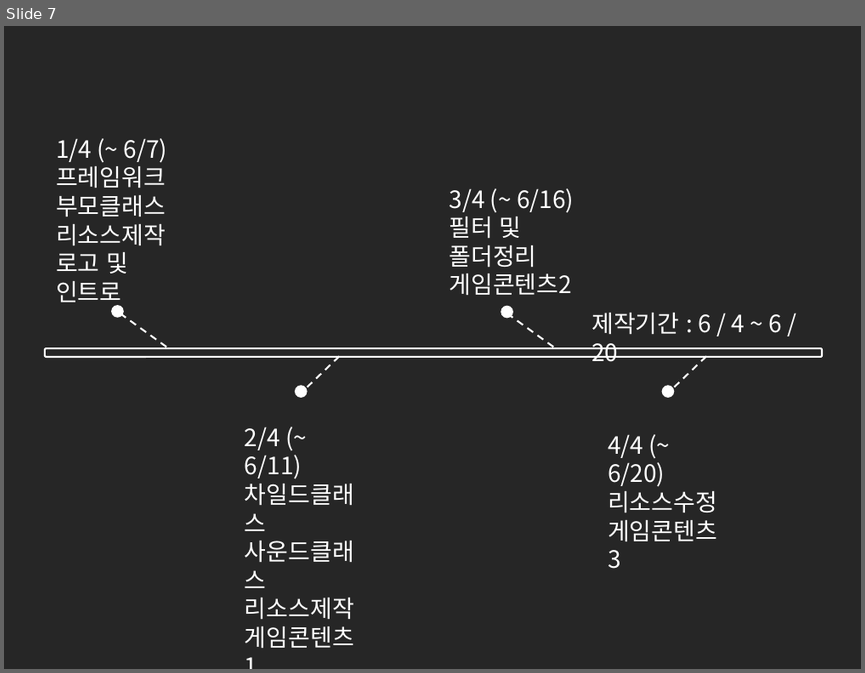
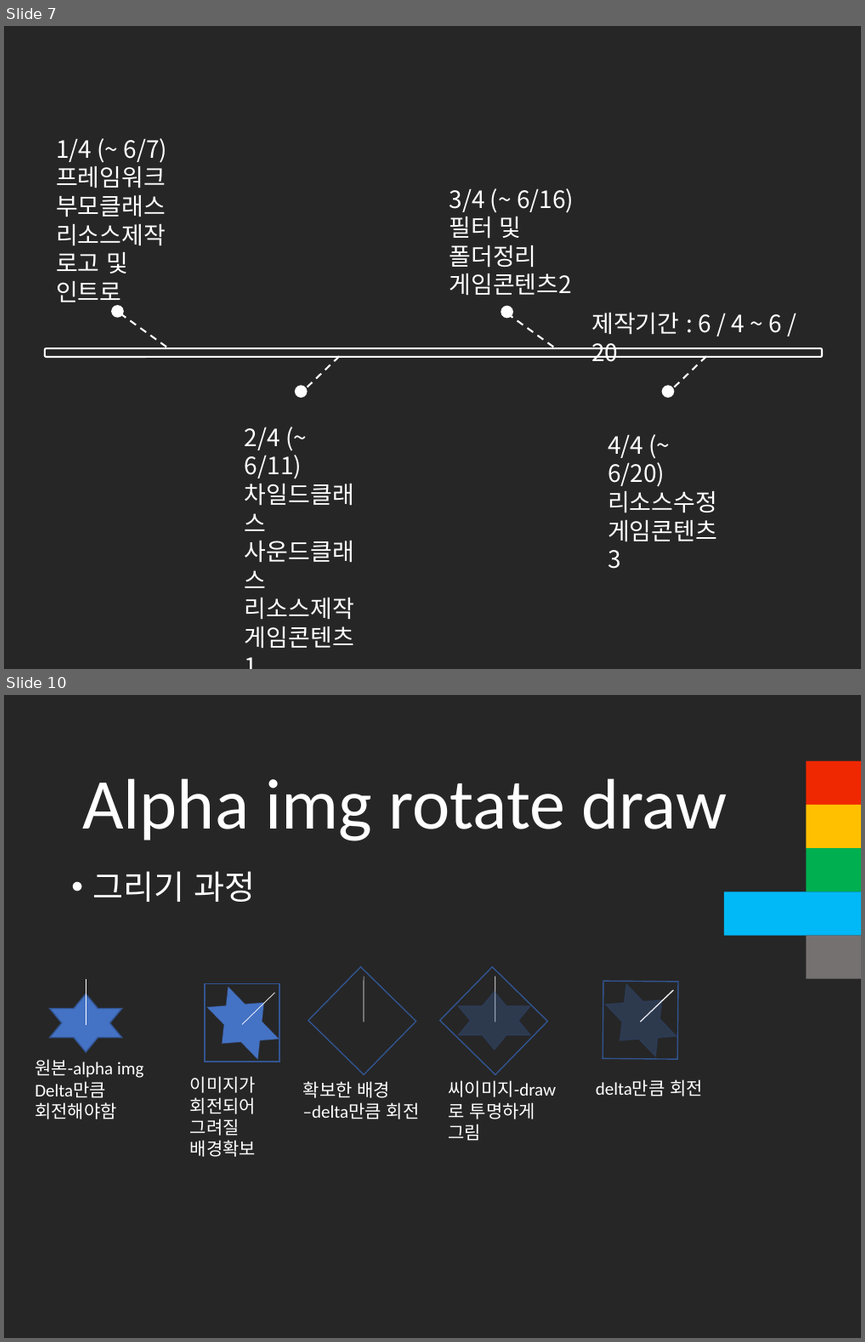
Before and after one commit to cmTEJAVA/Satellite, a slide deck: 발표자료/API 텀프로젝트 발표자료.pptx. Shown one above the other, each under a label of ours: slide 7 before the commit, slides 7 and 10 after it; the slides between them are not shown. The pictures are 865x673 and 865x1342 pixels, drawn with LibreOffice and Linux fonts; fonts in the diff are those of the drawing. Boxes give left, top, right and bottom in pixels: in the first picture for what was removed or moved away, otherwise in the second. Text is boxed around its words. In the diff, an @@ line names an element or a change of style, - is before the commit and + after.

Commit message:
edit ppt

```diff
--- a/발표자료/API 텀프로젝트 발표자료.pptx
+++ b/발표자료/API 텀프로젝트 발표자료.pptx
@@ slide 10 added at <box>4,695,861,1338</box>, background #262626 @@
@@ rectangle added at <box>806,761,861,805</box>, fill #F02802 @@
@@ text added at <box>82,778,726,841</box>, 60 pt, text #FFFFFF @@
+Alpha img rotate draw
@@ rectangle added at <box>806,805,861,848</box>, fill #FFC000 @@
@@ text added at <box>93,871,256,902</box>, 28 pt, text #FFFFFF @@
+• 그리기 과정
@@ rectangle added at <box>806,848,861,892</box>, fill #00B050 @@
@@ rectangle added at <box>724,892,861,936</box>, fill #00B9F6 @@
@@ rectangle added at <box>806,935,861,979</box>, fill #767171 @@
@@ rectangle added at <box>307,967,415,1075</box>, outline #325491 1 pt @@
@@ rectangle added at <box>440,967,548,1075</box>, outline #325491 1 pt @@
@@ star added at <box>49,994,121,1052</box>, fill #4472C4, outline #325491 1 pt @@
@@ line added from (86, 1025) to (86, 979), #FFFFFF 0.5 pt @@
@@ star added at <box>197,977,289,1069</box>, fill #4472C4, outline #4472C4 1 pt @@
@@ rectangle added at <box>205,984,279,1061</box>, outline #325491 1 pt @@
@@ line added from (242, 1024) to (275, 993), #FFFFFF 0.5 pt @@
@@ line added from (364, 1021) to (364, 976), #FFFFFF 0.5 pt @@
@@ star added at <box>458,992,530,1049</box>, fill #4472C4 at 25% opacity, outline #325491 1 pt @@
@@ line added from (495, 1021) to (495, 976), #FFFFFF 0.5 pt @@
@@ group added at <box>595,974,687,1066</box>: 2 lines, 1 rectangle, 1 star @@
@@ text added at <box>35,1059,143,1119</box>, 15 pt, text #FFFFFF @@
+원본-alpha img
+Delta만큼 회전해야함
@@ text added at <box>190,1076,256,1157</box>, 15 pt, text #FFFFFF @@
+이미지가 회전되어 그려질 배경확보
@@ text added at <box>303,1081,420,1119</box>, 15 pt, text #FFFFFF @@
+확보한 배경
+–delta만큼 회전
@@ text added at <box>449,1080,556,1140</box>, 15 pt, text #FFFFFF @@
+씨이미지-draw로 투명하게 그림
@@ text added at <box>596,1079,703,1096</box>, 15 pt, text #FFFFFF @@
+delta만큼 회전
```
Also in this commit, not shown: 4 other slides added.
